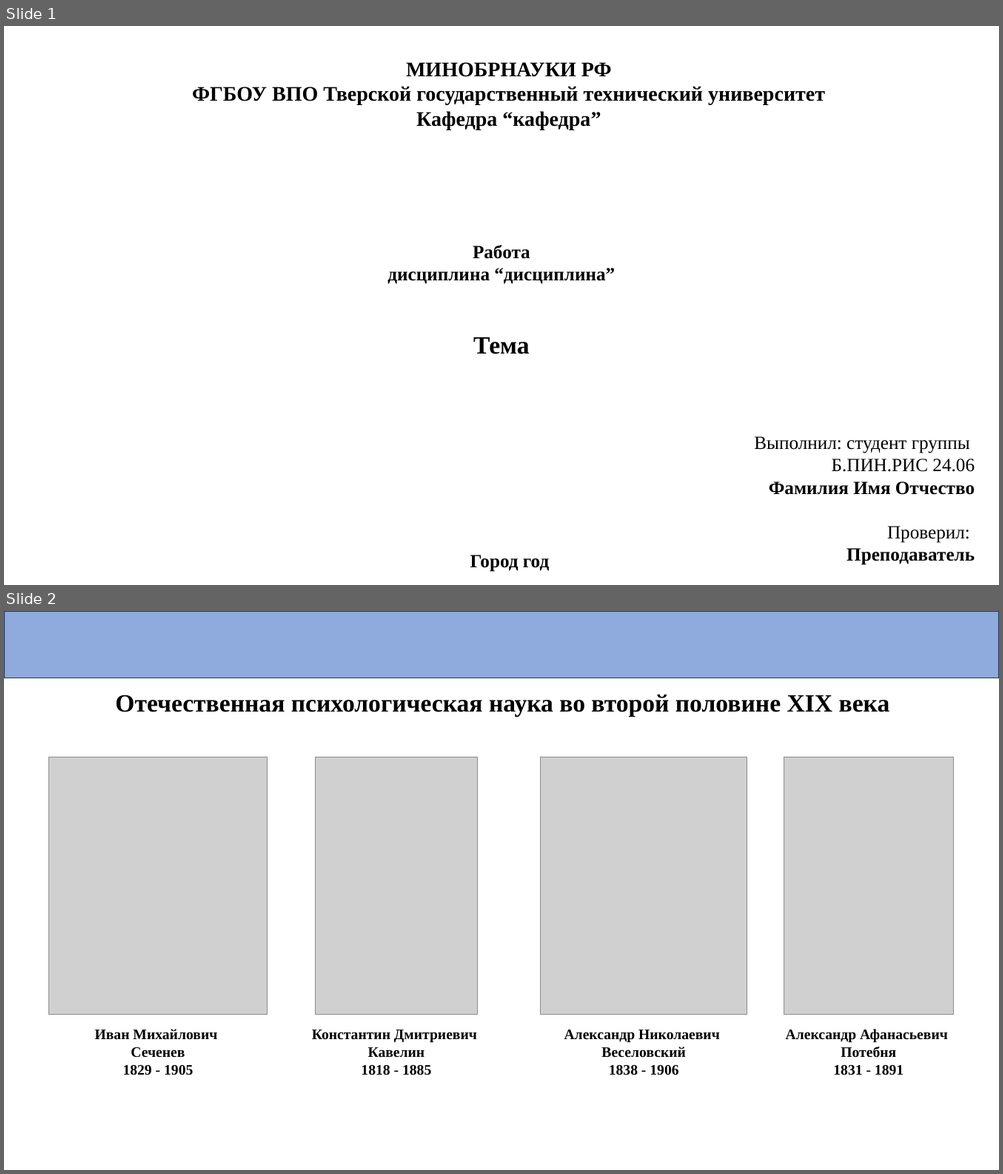
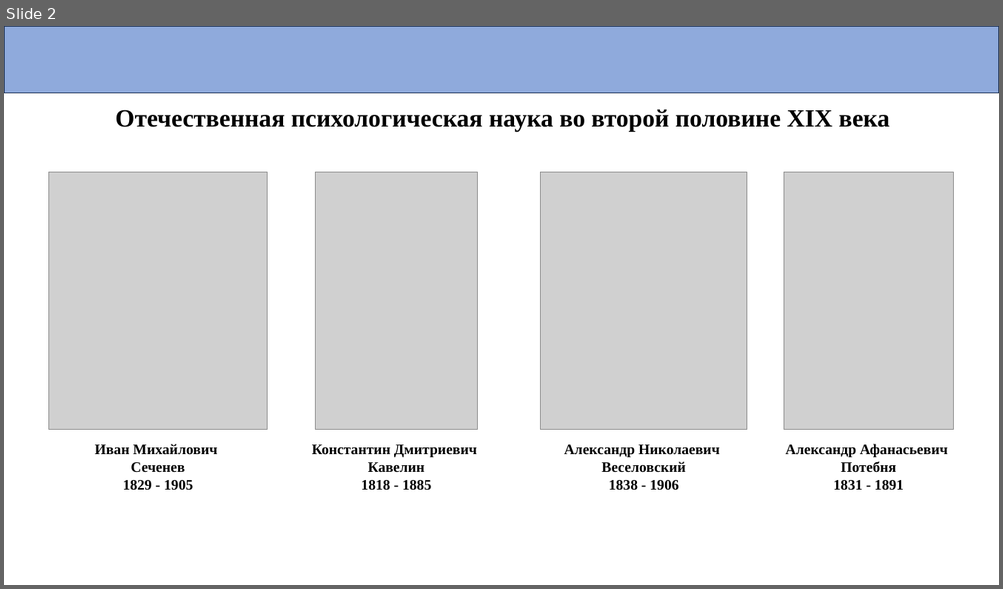
Before and after one commit to matveybardack/------------------------------------------, a slide deck: СТАНОВЛЕНИЕ И РАЗВИТИЕ ПСИХОЛОГИИ В РОССИИ.pptx. Shown one above the other, each under a label of ours: slides 1 and 2 before the commit, slide 2 after it. The pictures are 1003x1174 and 1003x589 pixels, drawn with LibreOffice and Linux fonts; fonts in the diff are those of the drawing; grey boxes stand for pictures; background and template pictures are left out. Boxes give left, top, right and bottom in pixels: in the first picture for what was removed or moved away, otherwise in the second. Text is boxed around its words. In the diff, an @@ line names an element or a change of style, - is before the commit and + after.

```diff
--- a/СТАНОВЛЕНИЕ И РАЗВИТИЕ ПСИХОЛОГИИ В РОССИИ.pptx
+++ b/СТАНОВЛЕНИЕ И РАЗВИТИЕ ПСИХОЛОГИИ В РОССИИ.pptx
@@ slide 1 removed at [4,26,999,585], background picture (left out) @@
@@ text removed at [192,62,825,130] @@
-МИНОБРНАУКИ РФ
-ФГБОУ ВПО Тверской государственный технический университет
-Кафедра “кафедра”
@@ text removed at [387,245,614,355] @@
-Работа
-дисциплина “дисциплина”
-Тема
@@ text removed at [754,437,974,565] @@
-Выполнил: студент группы
-Б.ПИН.РИС 24.06
-Фамилия Имя Отчество
-Проверил:
-Преподаватель
@@ text removed at [470,555,549,572] @@
-Город год
```
Also in this commit, not shown: 1 slide added.
